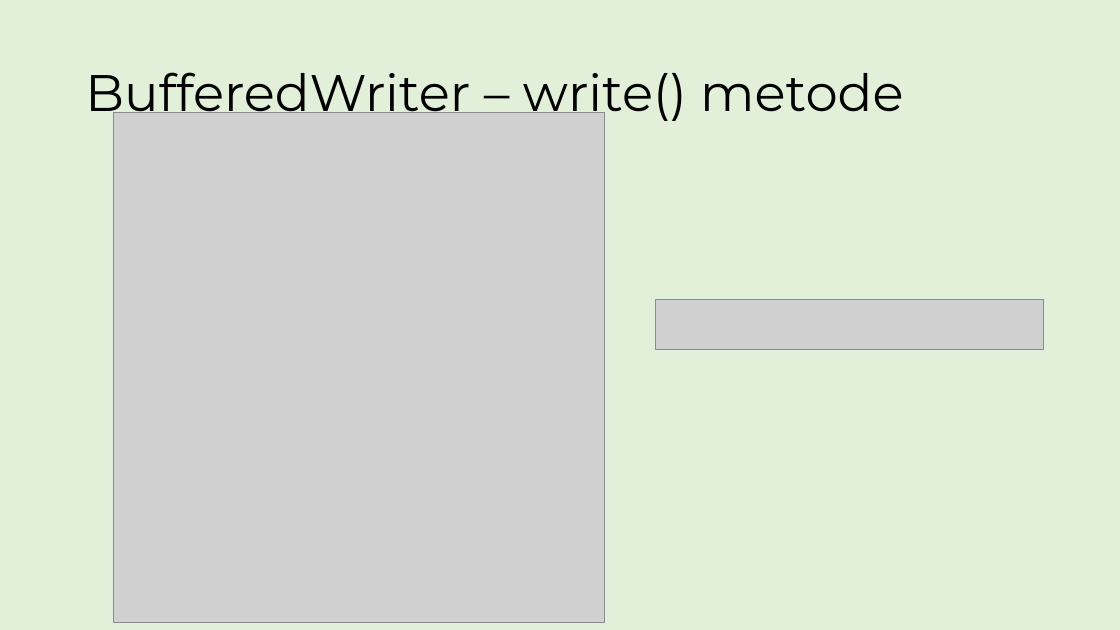
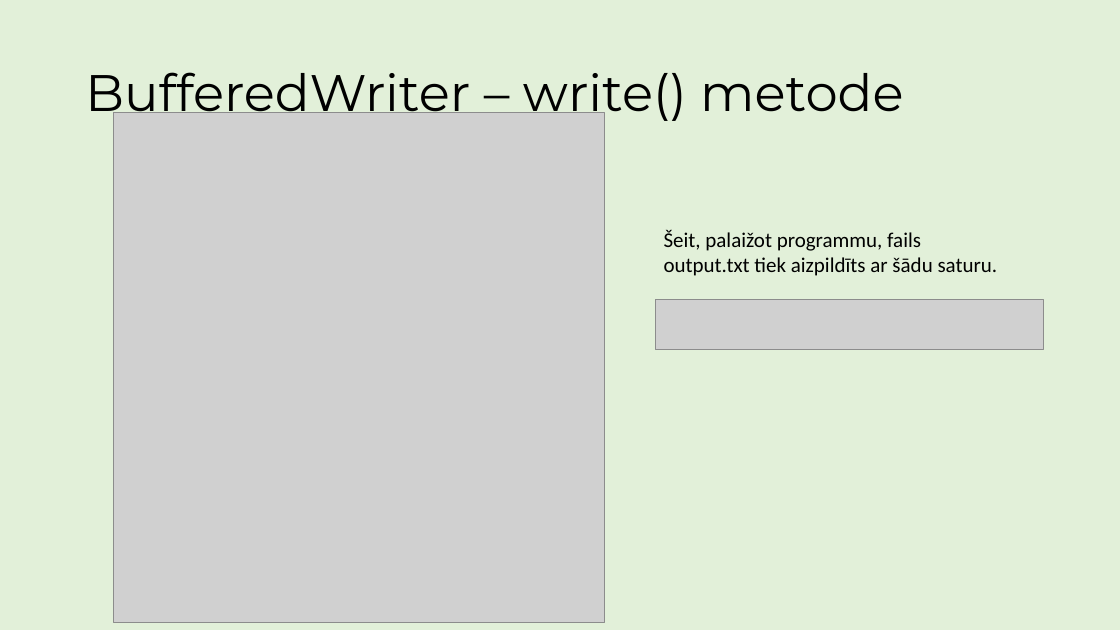
Before and after one commit to ricciss/TekstaDatnes, a slide deck: slide 14 of MacibuMaterials.pptx. Drawn at 1120x630 pixels with LibreOffice and Linux fonts; fonts in the diff are those of the drawing; grey boxes stand for pictures. Boxes give left, top, right and bottom in pixels: in the first picture for what was removed or moved away, otherwise in the second. Text is boxed around its words. In the diff, an @@ line names an element or a change of style, - is before the commit and + after.

Commit message:
Pievienota informācija par PrintWriter

```diff
--- a/MacibuMaterials.pptx
+++ b/MacibuMaterials.pptx
@@ text added at (664,229,998,276), 18 pt, text #000000 @@
+Šeit, palaižot programmu, fails output.txt tiek aizpildīts ar šādu saturu.
```
Also in this commit, not shown: 2 other slides changed, 9 slides added, 1 other file.
